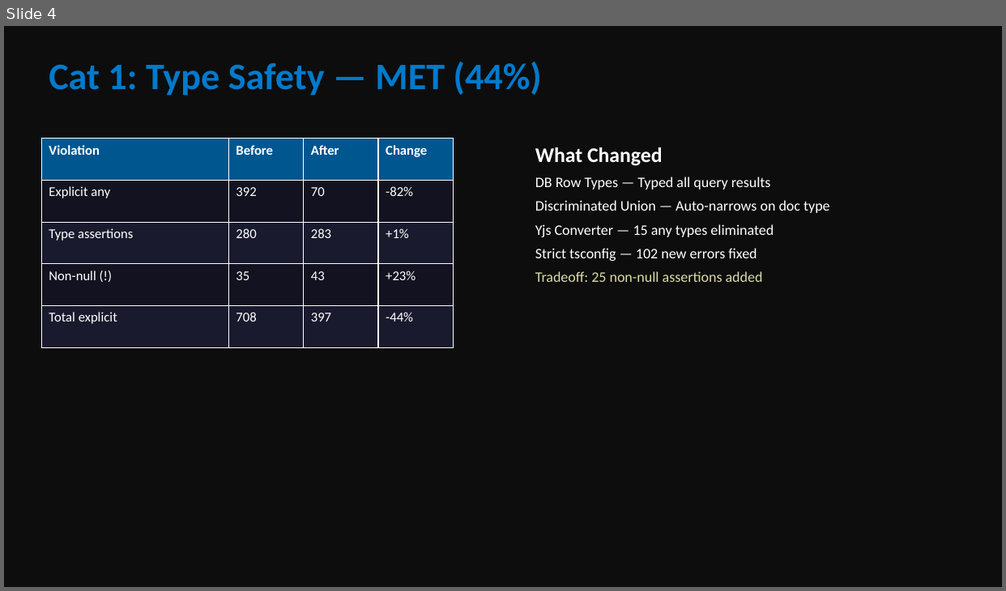
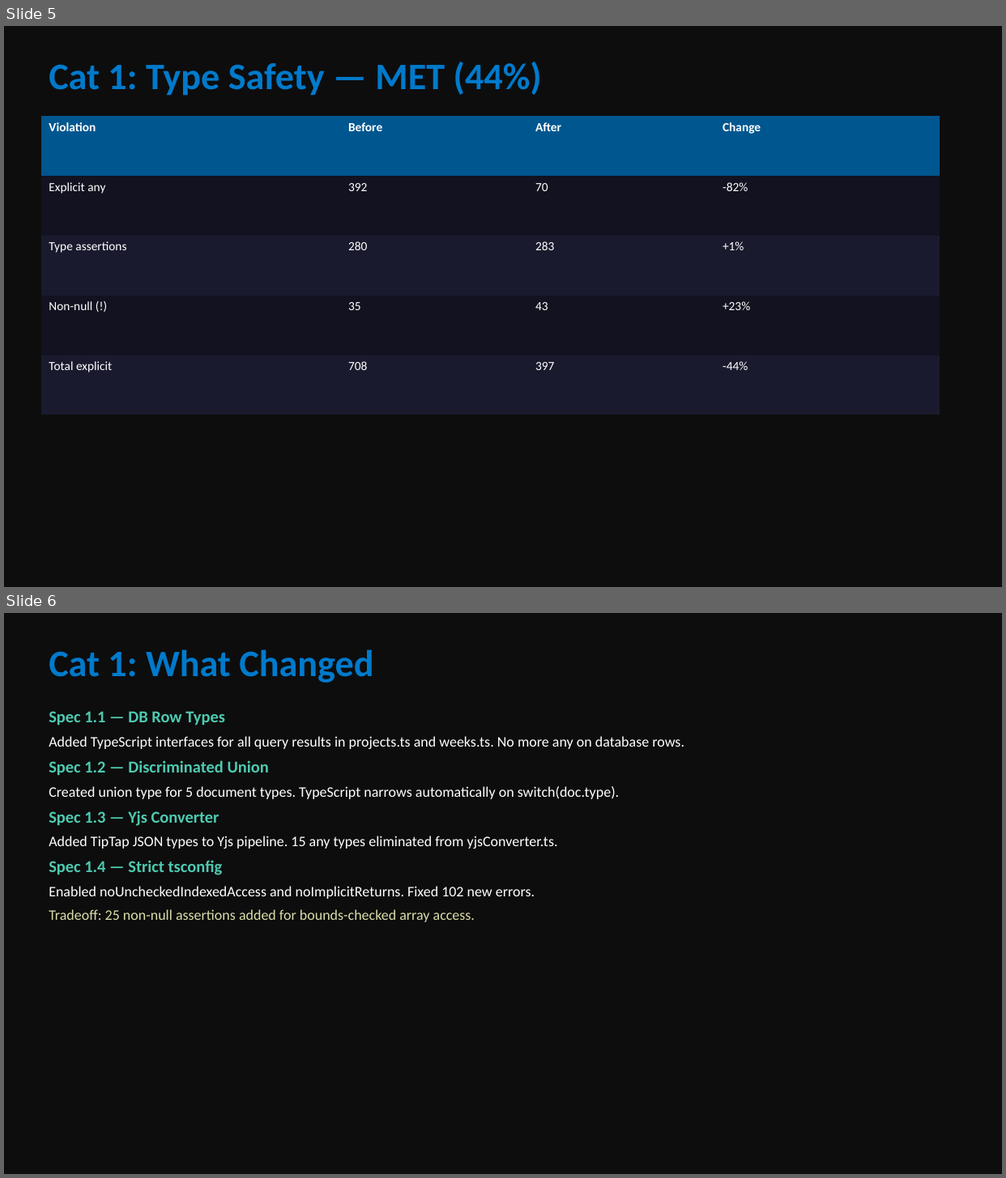
Before and after one commit to fsyeddev-a11y/ShipShape, a slide deck: docs/ShipShape-Final-Presentation.pptx. Shown one above the other, each under a label of ours: slide 4 before the commit, slides 5 and 6 after it. The pictures are 1006x591 and 1006x1178 pixels, drawn with LibreOffice and Linux fonts; fonts in the diff are those of the drawing. Boxes give left, top, right and bottom in pixels: in the first picture for what was removed or moved away, otherwise in the second. Text is boxed around its words. In the diff, an @@ line names an element or a change of style, - is before the commit and + after.

```diff
--- a/docs/ShipShape-Final-Presentation.pptx
+++ b/docs/ShipShape-Final-Presentation.pptx
@@ slide 6 added at <box>4,613,1002,1174</box>, background #0D0D0D @@
@@ text added at <box>49,649,373,683</box>, 36 pt, text #007ACC, bold @@
+Cat 1: What Changed
@@ text added at <box>49,711,684,922</box>, 14 pt, text #FFFFFF @@
+Spec 1.1 — DB Row Types
+Added TypeScript interfaces for all query results in projects.ts and weeks.ts. No more any on database rows.
+Spec 1.2 — Discriminated Union
+Created union type for 5 document types. TypeScript narrows automatically on switch(doc.type).
+Spec 1.3 — Yjs Converter
+Added TipTap JSON types to Yjs pipeline. 15 any types eliminated from yjsConverter.ts.
+Spec 1.4 — Strict tsconfig
+Enabled noUncheckedIndexedAccess and noImplicitReturns. Fixed 102 new errors.
+Tradeoff: 25 non-null assertions added for bounds-checked array access.
@@ what was slide 4 is now slide 5 @@
@@ slide 5 changed as well @@
@@ table at <box>41,116,940,416</box> @@
@@ size 13 to 12 pt @@
@@ borders changed @@
@@ table: place and size @@
-table at <box>41,139,454,348</box>
+table at <box>41,116,940,416</box>
@@ text removed at <box>535,148,830,282</box> @@
-What Changed
-DB Row Types — Typed all query results
-Discriminated Union — Auto-narrows on doc type
-Yjs Converter — 15 any types eliminated
-Strict tsconfig — 102 new errors fixed
-Tradeoff: 25 non-null assertions added
```
Also in this commit, not shown: 10 other slides changed, 20 other slides added, 5 slides removed, 4 other files.
